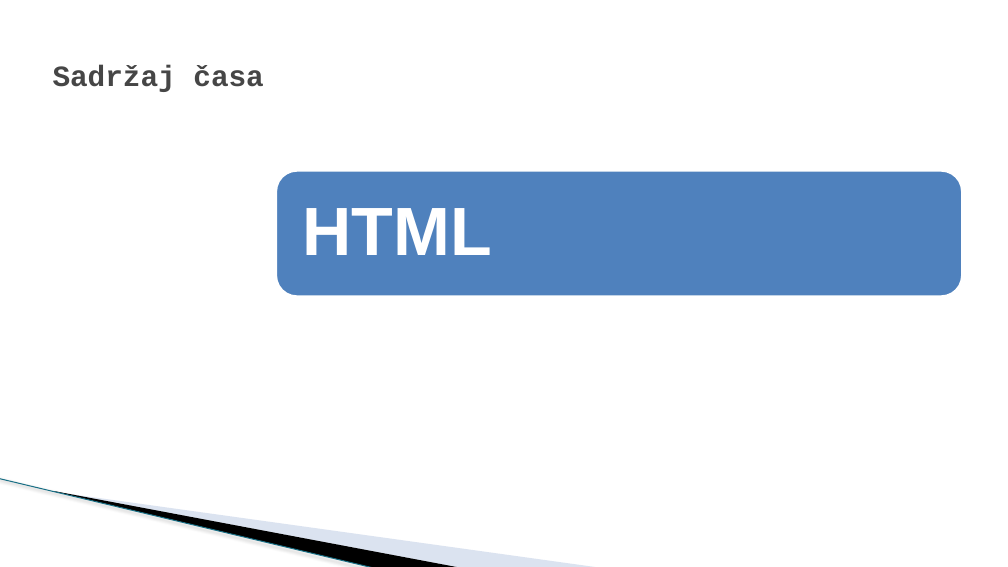
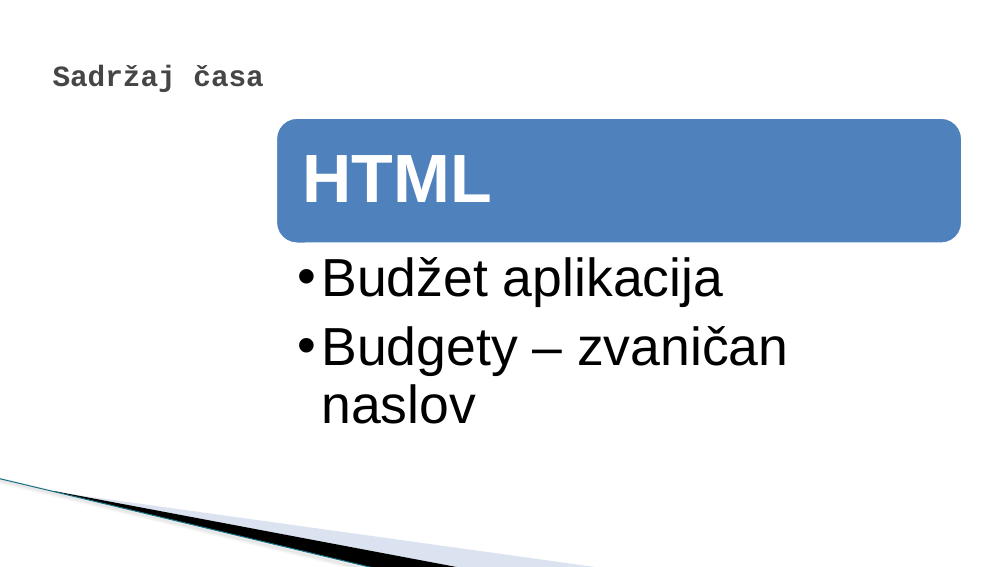
Before and after one commit to todalexcode/kurs-front-end, a slide deck: slide 2 of sesija-30/PPT/Front-End Developer-30.pptx. Drawn at 1008x567 pixels with LibreOffice and Linux fonts; fonts in the diff are those of the drawing; background and template pictures are left out. Boxes give left, top, right and bottom in pixels: in the first picture for what was removed or moved away, otherwise in the second. Text is boxed around its words. In the diff, an @@ line names an element or a change of style, - is before the commit and + after.

```diff
--- a/sesija-30/PPT/Front-End Developer-30.pptx
+++ b/sesija-30/PPT/Front-End Developer-30.pptx
@@ rounded rectangle: place and size @@
-rounded rectangle at (276,171,963,296)
+rounded rectangle at (276,118,963,243)
@@ text "HTML": place and size @@
-text "HTML" at (303,208,492,255)
+text "HTML" at (303,155,492,202)
@@ text added at (321,257,788,424), 51 pt, text #000000 @@
+  •• Budžet aplikacija
+  •• Budgety – zvaničan naslov
```
Also in this commit, not shown: 1 other slide changed, 8 slides added, 1 slide removed, 8 other files.
